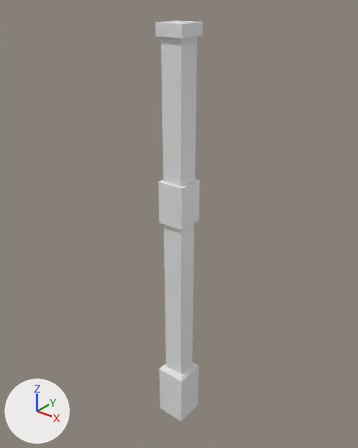
One commit to the FBX model Magic Library/Assets/Assets/Art/Meshes/MezzanineWalkway_Column.FBX: the scene before it, then after it.
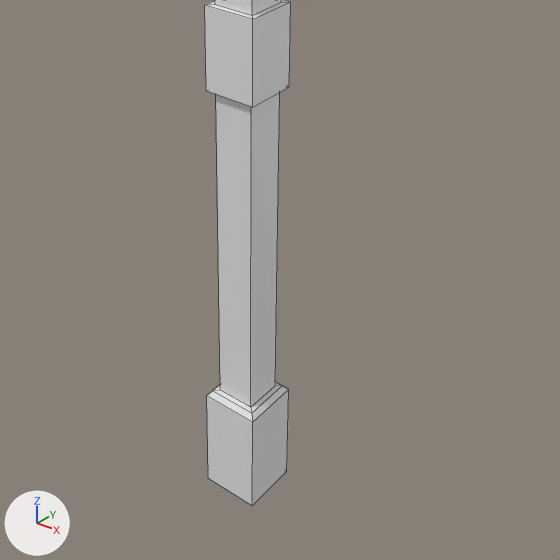
Old and new are each drawn whole from a camera (50 mm lens) standing at (1.57, -3.22, 4.27) and looking at (-1.07, 0.08, 2.22) and again close up on the part from 17% to 92% of the width and 40% to 100% of the height. Lighting does not change. The marker at lower left points along +X, +Y and +Z. The close-ups show mesh edges as thin lines. Materials are left out; every surface is plain grey. Where no turn or scale is listed for an object, it has been applied to the vertices.

Script lines for the objects in view, before the commit:
```python
me_mesh = bpy.data.meshes.new('Mesh')
me_mesh.from_pydata(...)  # 44 vertices, 42 faces; spans x -0.15..0.15, y -0.15..0.15, z 0.0..4.0
# before: 0 (0.1, -0.1, 0.6) at pixel (250, 407), 1 (-0.1, -0.1, 0.6) at pixel (220, 390), 2 (0.1, 0.1, 0.6) at pixel (275, 385), 3 (-0.1, 0.1, 0.6)
ob_mezzaninewalkway_column = bpy.data.objects.new('MezzanineWalkway_Column', me_mesh)
ob_mezzaninewalkway_column.location = (-1.0, 0.0, 0.0)
```
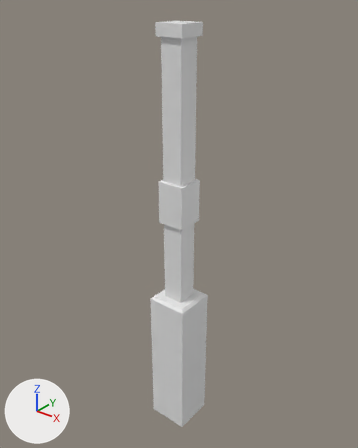
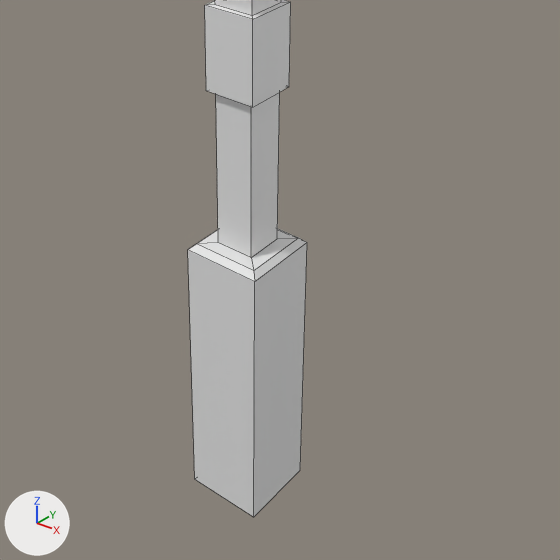
Where the change shows, as pixel boxes [x1, y1, x2, y2] in the close-ups (560 x 560 px; the box of a moved part takes in the faces that stretch with it):
'MezzanineWalkway_Column', reshaped: before [205, 0, 291, 506]; after [188, 0, 307, 517]
part 1 of me_mesh, moved or reshaped: before [207, 134, 289, 506]; after [188, 134, 307, 517]

Edits to the bpy script that builds the scene:
```text
Change me_mesh:
    where me_mesh.from_pydata(...)  # 44 vertices, 42 faces; spans x -0.15..0.15, y -0.15..0.15, z 0.0..4.0
    used by ob_mezzaninewalkway_column; location = (-1.0, 0.0, 0.0)
    me_mesh part 1
    add for i in [*range(0, 4)]: me_mesh.vertices[i].co += Vector((0.0, 0.0, 0.9))
    me_mesh.vertices[4].co: (-0.15, 0.15, 0.0) -> (-0.2, 0.2, 0.0)
    me_mesh.vertices[5].co: (-0.15, -0.15, 0.0) -> (-0.2, -0.2, 0.0)  # pixel (208, 478) -> pixel (194, 479)
    me_mesh.vertices[6].co: (0.15, -0.15, 0.0) -> (0.2, -0.2, 0.0)  # pixel (252, 505) -> pixel (253, 517)
    me_mesh.vertices[7].co: (0.15, 0.15, 0.0) -> (0.2, 0.2, 0.0)  # pixel (286, 471) -> pixel (300, 470)
    me_mesh.vertices[8].co: (0.13, -0.13, 0.6) -> (0.17, -0.17, 1.5)  # pixel (251, 413) -> pixel (253, 270)
    me_mesh.vertices[9].co: (-0.13, -0.13, 0.6) -> (-0.17, -0.17, 1.5)  # pixel (212, 390) -> pixel (196, 243)
    me_mesh.vertices[10].co: (-0.13, 0.13, 0.6) -> (-0.17, 0.17, 1.5)
    me_mesh.vertices[11].co: (0.13, 0.13, 0.6) -> (0.17, 0.17, 1.5)  # pixel (282, 385) -> pixel (298, 237)
    me_mesh.vertices[12].co: (0.15, -0.15, 0.57) -> (0.2, -0.2, 1.47)  # pixel (252, 422) -> pixel (254, 281)
    me_mesh.vertices[13].co: (-0.15, -0.15, 0.57) -> (-0.2, -0.2, 1.47)  # pixel (206, 395) -> pixel (187, 249)
    me_mesh.vertices[14].co: (-0.15, 0.15, 0.57) -> (-0.2, 0.2, 1.47)
    me_mesh.vertices[15].co: (0.15, 0.15, 0.57) -> (0.2, 0.2, 1.47)  # pixel (288, 389) -> pixel (307, 242)
```
